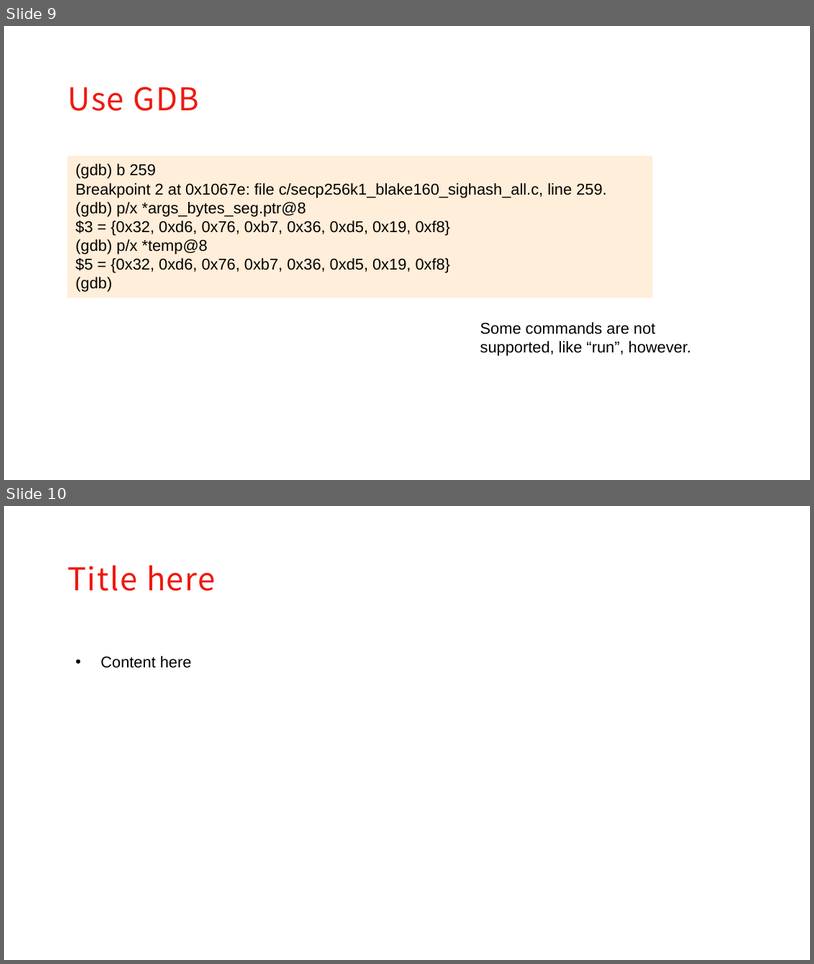
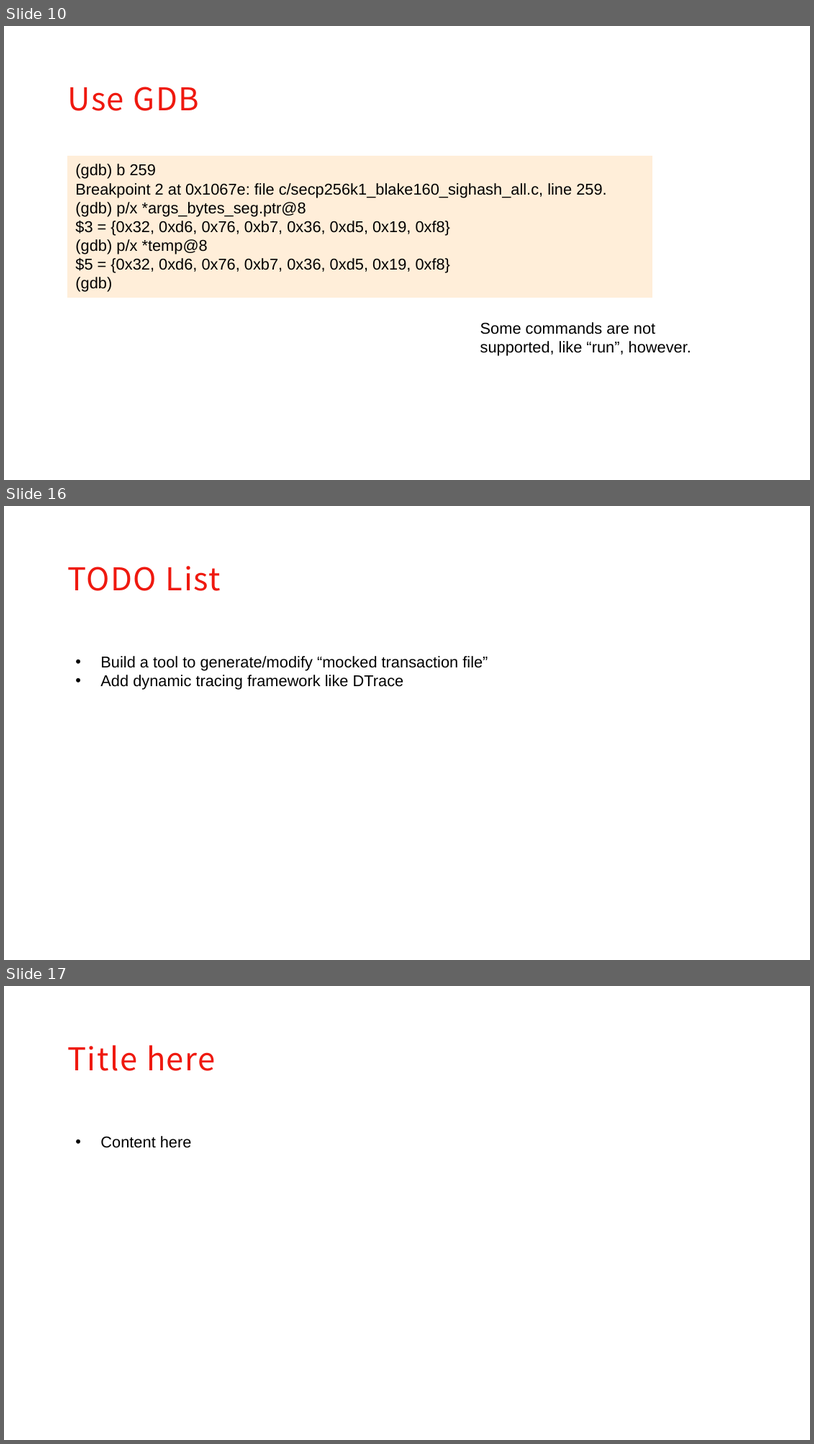
Before and after one commit to XuJiandong/ckb-debugger-playground, a slide deck: slides/presentation.pptx. Shown one above the other, each under a label of ours: slides 9 and 10 before the commit, slides 10, 16 and 17 after it; the slides between them are not shown. The pictures are 814x964 and 814x1444 pixels, drawn with LibreOffice and Linux fonts; fonts in the diff are those of the drawing; background and template pictures are left out. Boxes give left, top, right and bottom in pixels: in the first picture for what was removed or moved away, otherwise in the second. Text is boxed around its words. In the diff, an @@ line names an element or a change of style, - is before the commit and + after.

```diff
--- a/slides/presentation.pptx
+++ b/slides/presentation.pptx
@@ slide 16 added at [4,506,810,960], background #FFFFFF @@
@@ text added at [67,566,221,591], 28 pt, text #EF190F @@
+TODO List
@@ text added at [100,656,488,690], 14 pt, text #000000 @@
+• Build a tool to generate/modify “mocked transaction file”
+• Add dynamic tracing framework like DTrace
@@ what was slide 9 is now slide 10 @@
@@ what was slide 10 is now slide 17 @@
```
Also in this commit, not shown: 4 slides changed, 6 other slides added, 1 slide removed, 2 other files.
